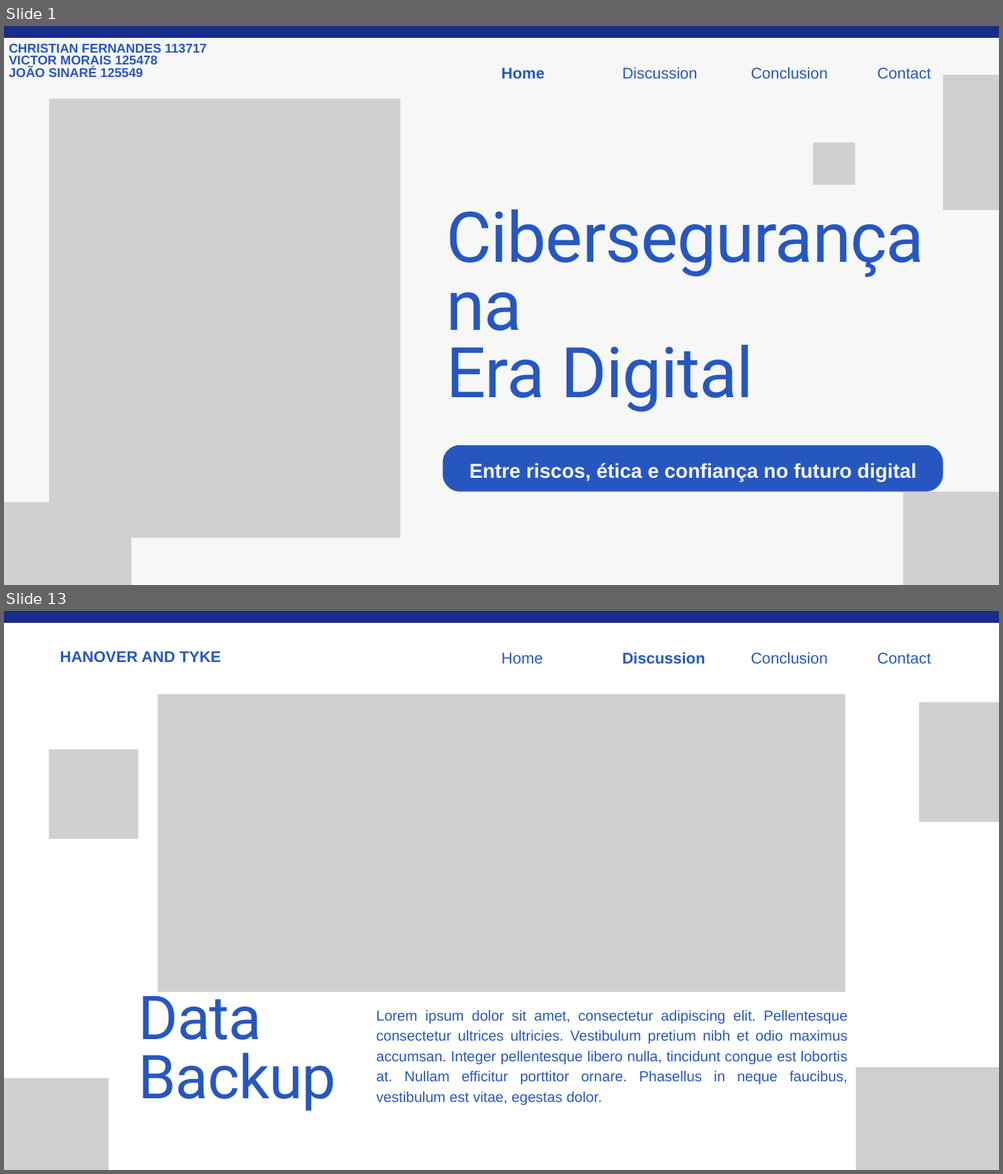
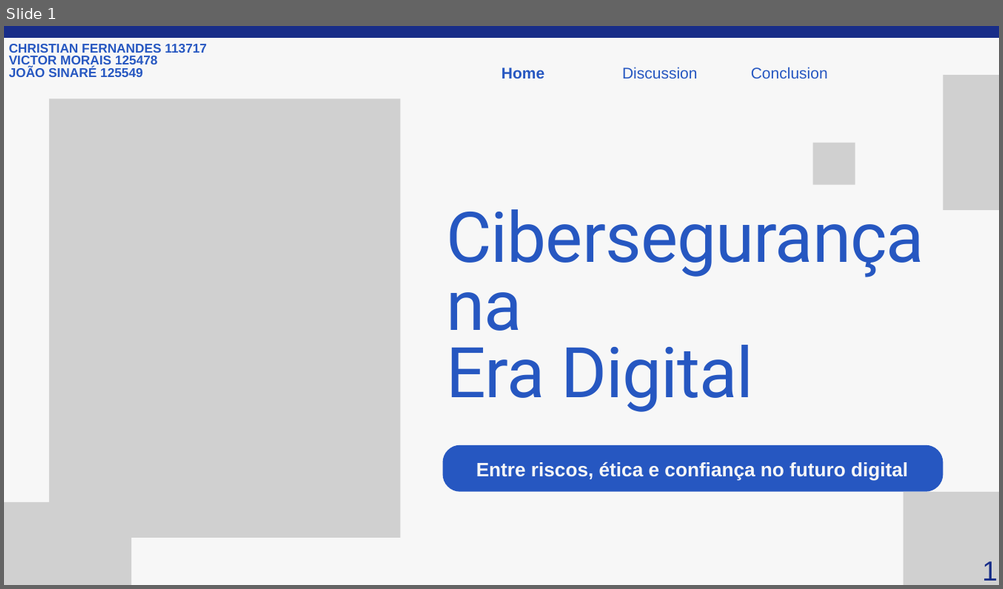
Before and after one commit to V1CT0R-06/ECT_2ano, a slide deck: TCA/Blue and White Illustrative Cyber Security Presentation.pptx. Shown one above the other, each under a label of ours: slides 1 and 13 before the commit, slide 1 after it; the slides between them are not shown. The pictures are 1003x1174 and 1003x589 pixels, drawn with LibreOffice and Linux fonts; fonts in the diff are those of the drawing; grey boxes stand for pictures. Boxes give left, top, right and bottom in pixels: in the first picture for what was removed or moved away, otherwise in the second. Text is boxed around its words. In the diff, an @@ line names an element or a change of style, - is before the commit and + after.

```diff
--- a/TCA/Blue and White Illustrative Cyber Security Presentation.pptx
+++ b/TCA/Blue and White Illustrative Cyber Security Presentation.pptx
@@ slide 13 removed at box(4, 611, 999, 1170), background #FFFFFF @@
@@ freeform shape removed at box(4, 611, 999, 622) @@
@@ text removed at box(60, 651, 221, 662) @@
-HANOVER AND TYKE
@@ text removed at box(501, 652, 543, 664) @@
-Home
@@ text removed at box(622, 652, 705, 664) @@
-Discussion
@@ text removed at box(751, 652, 828, 664) @@
-Conclusion
@@ text removed at box(877, 652, 930, 664) @@
-Contact
@@ picture removed at box(158, 694, 845, 992) @@
@@ picture removed at box(919, 702, 999, 822) @@
@@ picture removed at box(48, 749, 138, 839) @@
@@ text removed at box(138, 984, 336, 1111) @@
-Data Backup
@@ text removed at box(376, 1010, 847, 1105) @@
-Lorem ipsum dolor sit amet, consectetur adipiscing elit. Pellentesque consectetur ultrices ultricies. Vestibulum pretium nibh et odio maximus accumsan. Integer pellentesque libero nulla, tincidunt congue est lobortis at. Nullam efficitur porttitor ornare. Phasellus in neque faucibus, vestibulum est vitae, egestas dolor.
@@ picture removed at box(855, 1068, 999, 1170) @@
@@ picture removed at box(4, 1079, 108, 1170) @@
@@ slide 1 changed as well @@
@@ text removed at box(877, 67, 930, 79) @@
-Contact
@@ text "Entre riscos, ética e confiança ..." at box(476, 462, 908, 480): size 29 to 28 pt; line spacing 40.6pt to 39.2pt @@
@@ text added at box(982, 562, 997, 581), 40 pt, text #182D88 @@
+1
```
Also in this commit, not shown: 9 slides added, 13 other slides removed, 10 other files.
